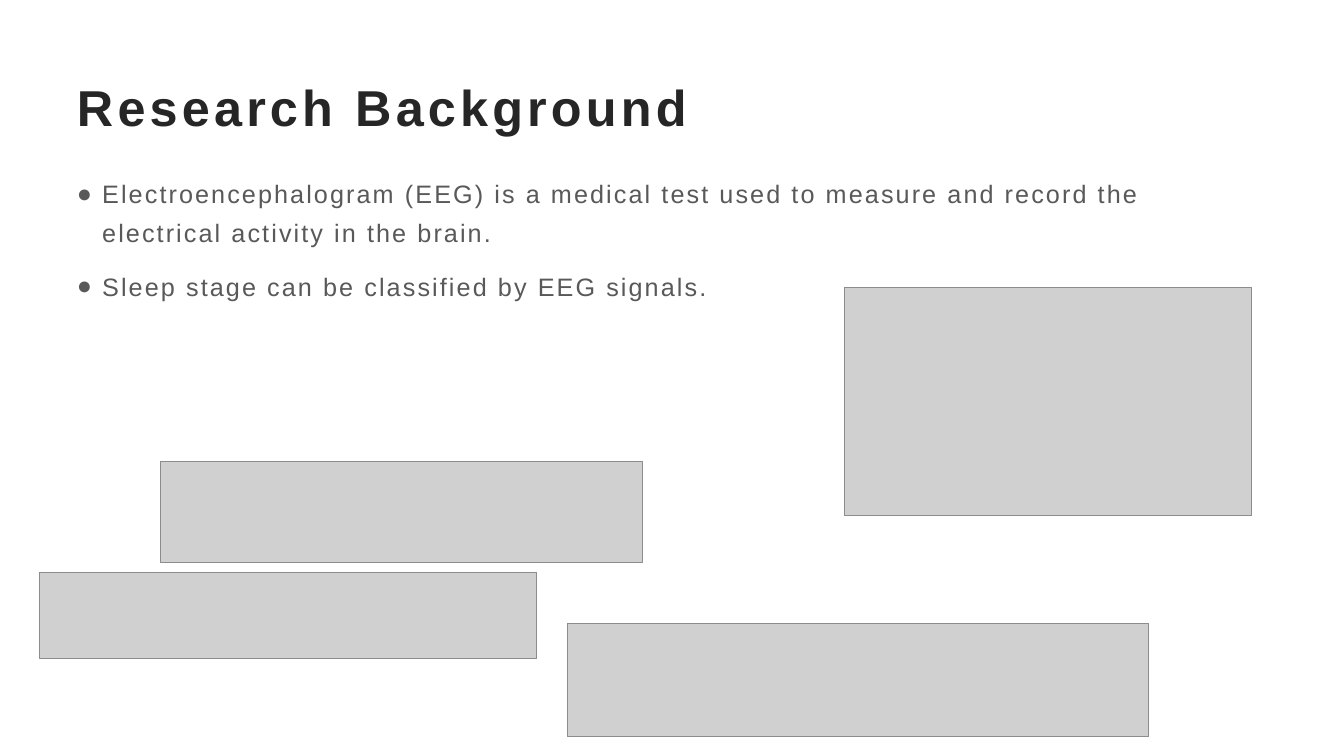
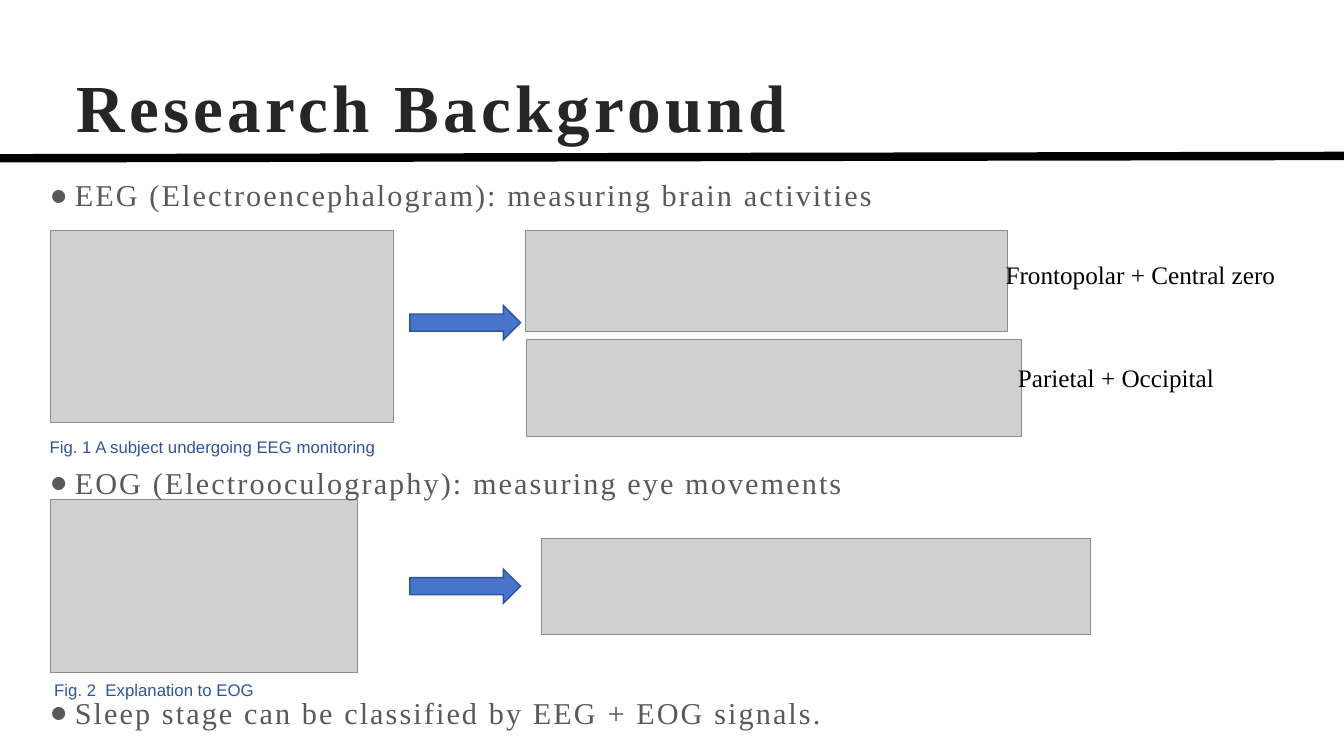
Before and after one commit to TonyHGF/EEG-Sleep-Staging, a slide deck: slide 4 of pre/slides.pptx. Drawn at 1344x756 pixels with LibreOffice and Linux fonts; fonts in the diff are those of the drawing; grey boxes stand for pictures. Boxes give left, top, right and bottom in pixels: in the first picture for what was removed or moved away, otherwise in the second. Text is boxed around its words. In the diff, an @@ line names an element or a change of style, - is before the commit and + after.

```diff
--- a/pre/slides.pptx
+++ b/pre/slides.pptx
@@ title "Research Background" at [77, 85, 786, 145]: size 36 to 48 pt, font Arial to Times New Roman @@
@@ line added from (0, 158) to (1344, 156), #000000 6 pt @@
@@ text at [75, 185, 872, 730]: text changed; size 18 to 21.6 pt; font Arial to Times New Roman @@
-● Electroencephalogram (EEG) is a medical test used to measure and record the electrical activity in the brain.
-● Sleep stage can be classified by EEG signals.
+● EEG (Electroencephalogram): measuring brain activities
+● EOG (Electrooculography): measuring eye movements
+● Sleep stage can be classified by EEG + EOG signals.
@@ picture: place and size @@
-picture at [845, 287, 1252, 516]
+picture at [50, 231, 393, 423]
@@ picture: place and size @@
-picture at [160, 462, 643, 563]
+picture at [525, 231, 1008, 332]
@@ text added at [1006, 264, 1275, 290], 18 pt, text #000000 @@
+Frontopolar + Central zero
@@ right arrow added at [410, 306, 521, 340], fill #4874CB, outline #2E54A1 1 pt @@
@@ picture: place and size @@
-picture at [568, 624, 1149, 737]
+picture at [526, 340, 1021, 437]
@@ text added at [1018, 367, 1214, 393], 18 pt, text #000000 @@
+Parietal + Occipital
@@ text added at [50, 441, 375, 457], 12 pt, text #2E54A1 @@
+Fig. 1 A subject undergoing EEG monitoring
@@ picture added at [50, 500, 357, 673] @@
@@ picture: place and size @@
-picture at [39, 572, 536, 658]
+picture at [541, 538, 1091, 634]
@@ right arrow added at [410, 570, 521, 604], fill #4874CB, outline #2E54A1 1 pt @@
@@ text added at [54, 684, 253, 700], 12 pt, text #2E54A1 @@
+Fig. 2 Explanation to EOG
```
Also in this commit, not shown: 8 other slides changed, 6 slides added, 2 slides removed, 8 other files.
